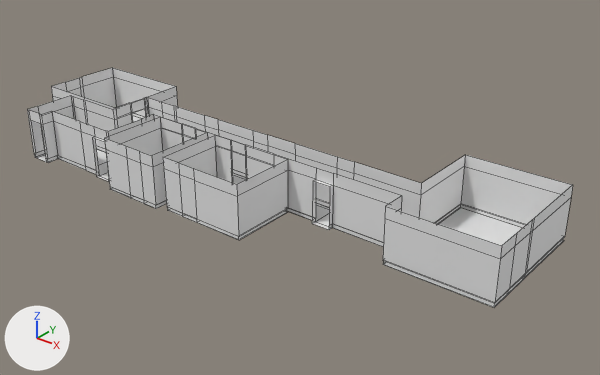
Before and after pictures for a commit that changed the FBX model Assets/Modelos/MAPA/MAPA.fbx.
Camera for both pictures: a 50 mm camera at (60.3, -58.5, 38.8) aimed at (11.1, 2.9, 0.7). Arrows for +X, +Y and +Z are at lower left; the lights stay in place. Mesh edges are drawn as thin lines. Materials are left out; every surface is plain grey. Where no turn or scale is listed for an object, it has been applied to the vertices.

Names of what the first picture shows: 'MAPA'.
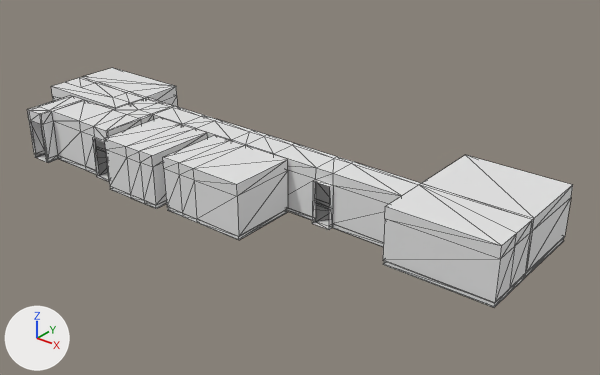
Changed parts and their boxes (x1, y1, x2, y2) in the pictures (600 x 375 px):
part 1 of me_plane, added
    after: (94, 99, 531, 246)
part 2 of me_plane, added
    after: (27, 77, 176, 114)

The edits, one by one:
me_plane is used by ob_mapa; location (0.0, 0.0, 0.0).
me_plane had 471 vertices, 431 faces and spanned x -23.3..36.9, y -8.9..10.6, z 0.0..5.8.
me_plane now has 494 vertices, 972 faces and spans x -23.3..36.9, y -8.9..10.6, z 0.0..5.8.
me_plane part 1: 15 vertices added at x -8.9..25.9, y -2.8..1.9, z 5.8.
me_plane part 2: 8 vertices added at x -20.3..-14.5, y -7.4..2.3, z 5.8.
